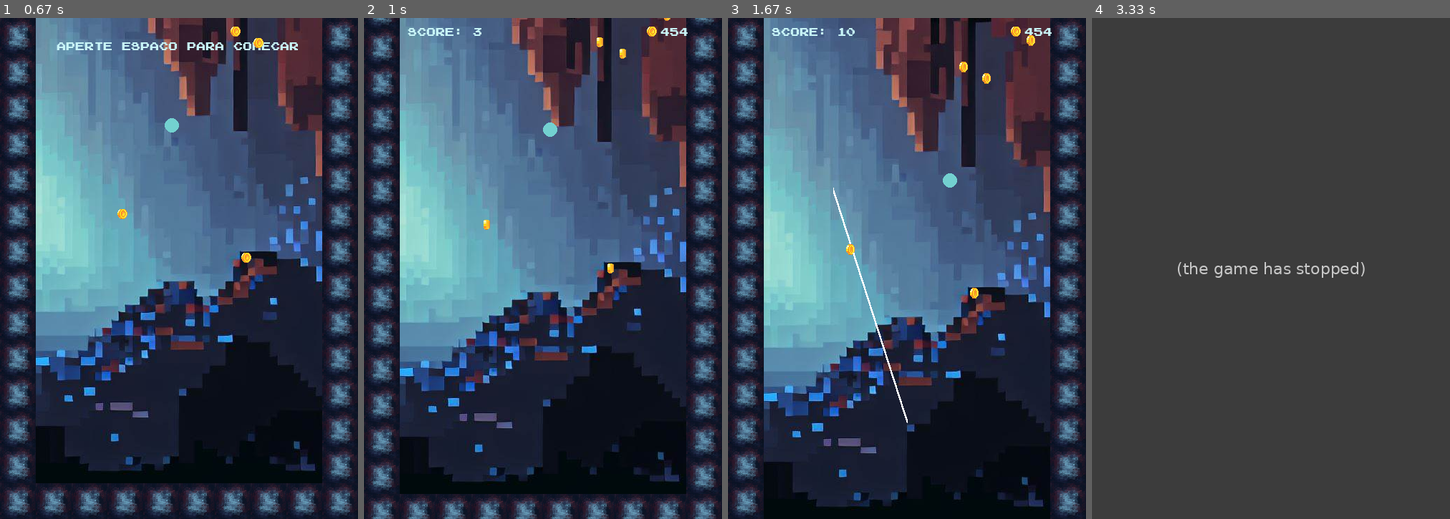
Above: before the commit, frames 1-4 (left to right).
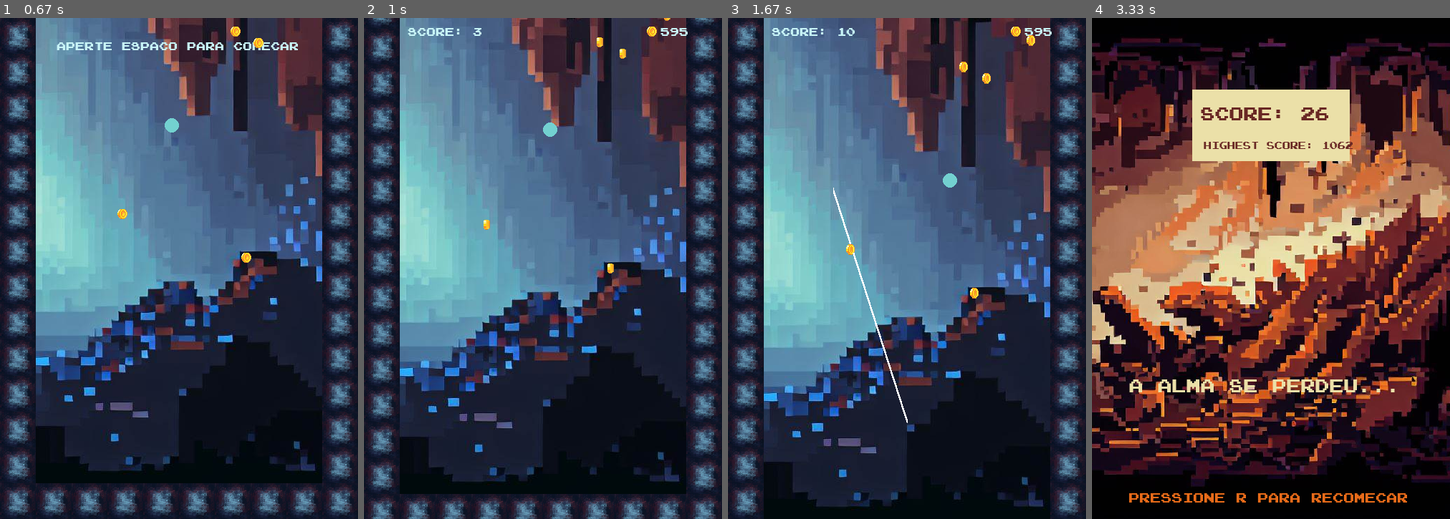
Above: after the commit, the same moments.

Repository: insper-classroom/devlife-23-1-projeto-pygame-esther_nina
Game: pygame game, started from code/jogo.py
Two runs of this game, one before a commit and one after it. Both use one fixed random seed, a clock stepped at 60 frames per second and the inputs below.
Inputs (mouse positions are in pixels of both pictures, inside the frame that each line leads up to):
- Up to frame 1 (0.67 s): press the mouse at (179, 413) at 0.37 s; move the mouse to (121, 303) at 0.47 s; release the mouse at (68, 193) at 0.6 s
- Up to frame 2 (1 s): tap Space at 0.67 s
- Up to frame 3 (1.67 s): press the mouse at (907, 413) at 1.03 s; move the mouse to (899, 403) at 1.13 s; release the mouse at (889, 398) at 1.27 s; press the mouse at (907, 413) at 1.37 s; move the mouse to (871, 298) at 1.47 s; release the mouse at (831, 188) at 1.6 s
- Up to frame 4 (3.33 s): click (1152, 83) at 1.72 s; click (1160, 203) at 2.05 s; click (1335, 128) at 2.38 s; click (1299, 298) at 2.72 s

Frame 1 is identical in both runs. In frame 2, less than 0.1% of the frame differs, in the area x 82-91%, y 2-4%; in frame 3, less than 0.1%; in frame 4, 99%, in the area x 0-100%, y 0-100%.
Error before the commit: ZeroDivisionError: division by zero (classe_plataforma.py line 21); the game stopped at 1.78 s (later frames are placeholders)

Commit message:
colisao pronta

Diff:
--- a/code/classe_jogo.py
+++ b/code/classe_jogo.py
@@ -72,12 +72,13 @@
         self.bolinha_vel[1] += 175 * delta
 
         # Verifica se a bolinha colide com alguma platafroma
-        if Plataformas.colidiu(self.bolinha_pos):
-            if Plataformas.verifica_angulo(self.bolinha_vel) == 'flip':
-                self.bolinha_vel[1] *= - 1
-                self.bolinha_vel[0] *= - 1
-            else:
-                self.bolinha_vel[1] *= - 1
+        colidiu = Plataformas.colidiu(self.bolinha_pos)
+        verifica =  Plataformas.verifica_angulo(self.bolinha_vel)
+        if colidiu and verifica == 'flip':
+            self.bolinha_vel[1] *= - 1
+            self.bolinha_vel[0] *= - 1
+        elif colidiu and verifica == 'continua':
+            self.bolinha_vel[1] *= - 1
 
         # Com isso, calcula as novas posições
         self.bolinha_pos[0] += self.bolinha_vel[0] * delta
--- a/code/classe_plataforma.py
+++ b/code/classe_plataforma.py
@@ -9,22 +9,40 @@
         # Criador das nossas linhas, nas quais a bolinha pulará em
         self.coordenadas_comeco = coordenada_inicio
         self.coordenadas_final = coordenada_final
+        self.vertices =  (coordenada_inicio, coordenada_final, (coordenada_final[0], coordenada_final[1] - 5), (coordenada_inicio[0], coordenada_inicio[1] - 5))
         Plataformas.plataformas_anteriores.append(self)
 
     def desenha_plataforma(window):
         for plataforma in Plataformas.plataformas_anteriores:
             pygame.draw.polygon(window, plataforma.cor, (plataforma.coordenadas_comeco, plataforma.coordenadas_final, (plataforma.coordenadas_final[0], plataforma.coordenadas_final[1] - 5), (plataforma.coordenadas_comeco[0], plataforma.coordenadas_comeco[1] - 5)))
 
-    def colidiu(bola_pos): # Cálculo de interssecção ponto e reta, porém limitada, para as colisões com plataformas
+    def colidiu(bola_pos):
         for p in Plataformas.plataformas_anteriores:
-            raio = 10
-            a = - ((p.coordenadas_comeco[1] - p.coordenadas_final[1])/(p.coordenadas_comeco[0] - p.coordenadas_final[0]))
-            b = 1
-            c = - (a * p.coordenadas_comeco[0] + p.coordenadas_comeco[1])
-            dist = abs(a * bola_pos[0] + b * bola_pos[1] + c) / math.sqrt(a ** 2 + b ** 2)
-            if dist <= raio and bola_pos[0] < p.coordenadas_final[0] and bola_pos[0] > p.coordenadas_comeco[0] :
-                return True
+            # Coordenadas dos vértices da plataforma
+                vertices = p.vertices
+
+                # Verifica colisão com cada lado da plataforma
+                for i in range(len(vertices)):
+                    p1 = vertices[i]
+                    p2 = vertices[(i+1) % len(vertices)]
+
+                    # Verifica se a bola está dentro dos limites do segmento de reta
+                    if (p1[0] <= bola_pos[0] <= p2[0] or p2[0] <= bola_pos[0] <= p1[0]) and \
+                    (p1[1] <= bola_pos[1] <= p2[1] or p2[1] <= bola_pos[1] <= p1[1]):
+
+                        # Cálculo da equação da reta que contém o segmento de reta
+                        a = p1[1] - p2[1]
+                        b = p2[0] - p1[0]
+                        c = p1[0]*p2[1] - p2[0]*p1[1]
+
+                        # Distância da bola até a reta que contém o segmento de reta
+                        dist = abs(a * bola_pos[0] + b * bola_pos[1] + c) / math.sqrt(a ** 2 + b ** 2)
+
+                        # Se a bola está dentro do raio da plataforma, houve colisão
+                        if dist <= 5:
+                            return True
         return False
+
 
     def verifica_linhas(): # Deletar plataformas anteriores
         linhas = len(Plataformas.plataformas_anteriores)
@@ -44,10 +62,8 @@
             angulo_linha = 180 - (angulo_grau + 90)
 
             if angulo_linha > 70:
-                if vel_bola[0] > 0:
-                    return 'flip'
-                else:
-                    return 'continua'
+                return 'flip'
+
             elif angulo_linha > 45 and angulo_linha < 70:
                 if vel_bola[0] > 0:
                     return 'flip'
--- a/highestscore.txt
+++ b/highestscore.txt
@@ -1 +1 @@
-980
+1062
--- a/moedas.txt
+++ b/moedas.txt
@@ -1 +1 @@
-454
+595
